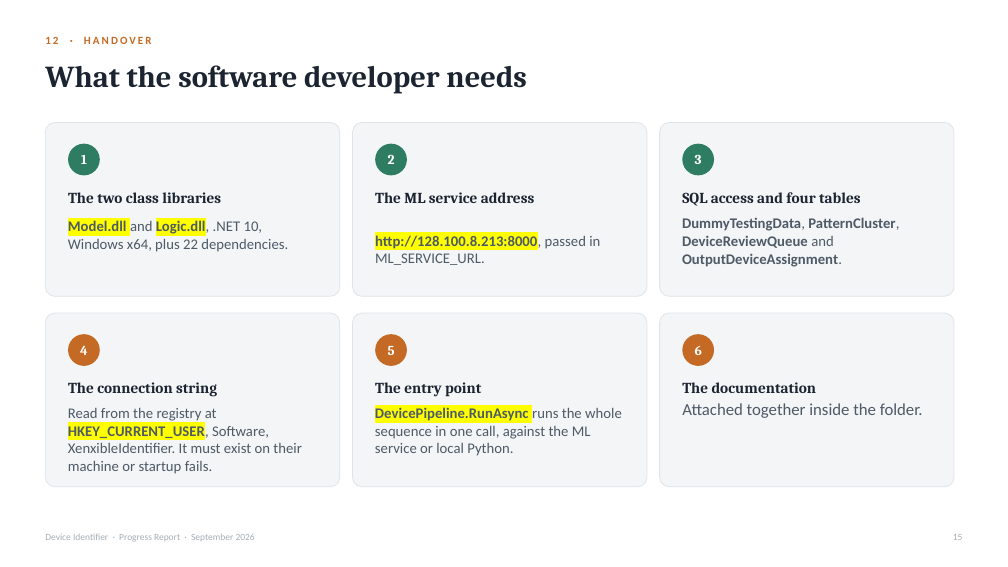
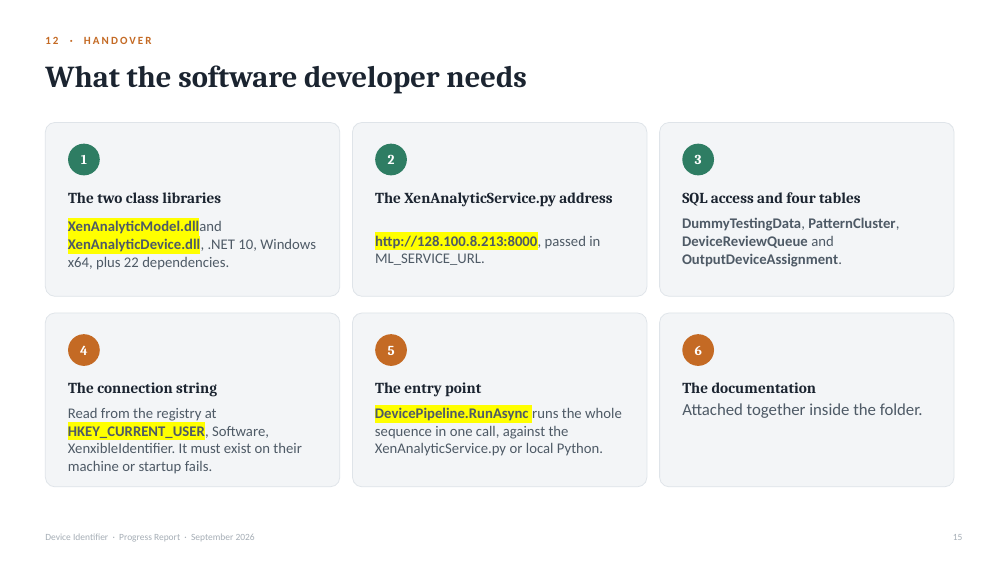
Before and after one commit to Syaziyah30/DeviceCluster, a slide deck: slide 14 of Reference/DeviceIdentifierProgress.pptx. Drawn at 1008x567 pixels with LibreOffice and Linux fonts; fonts in the diff are those of the drawing. Boxes give left, top, right and bottom in pixels: in the first picture for what was removed or moved away, otherwise in the second. Text is boxed around its words. In the diff, an @@ line names an element or a change of style, - is before the commit and + after.

```diff
--- a/Reference/DeviceIdentifierProgress.pptx
+++ b/Reference/DeviceIdentifierProgress.pptx
@@ text at (375, 192, 612, 207): text changed @@
-The ML service address
+The XenAnalyticService.py address
@@ text at (68, 219, 316, 270): text changed; bold on @@
-Model.dll and Logic.dll, .NET 10, Windows x64, plus 22 dependencies.
+XenAnalyticModel.dlland XenAnalyticDevice.dll, .NET 10, Windows x64, plus 22 dependencies.
@@ text at (375, 407, 622, 456): text changed @@
-DevicePipeline.RunAsync runs the whole sequence in one call, against the ML service or local Python.
+DevicePipeline.RunAsync runs the whole sequence in one call, against the XenAnalyticService.py or local Python.
```
Also in this commit, not shown: 6 other slides changed, 4 other files.
